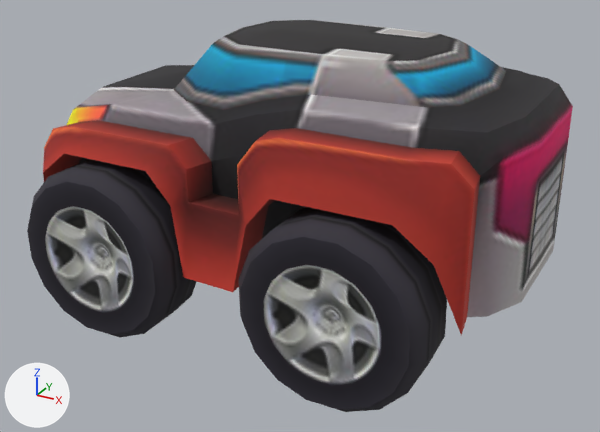
The FBX model res/bolide/anim_run.FBX: old version first, new version second.
The view is the same before and after, from a 50 mm camera at (0.397, -0.722, 0.45) aimed at (0.007, -0.013, 0.095). Arrows for +X, +Y and +Z are at lower left; the lights stay in place. Both versions are drawn at frame 14 of the action 'model'; the numbers are the values there.

The first picture shows 'body', 'wheel01', 'wheel02'.
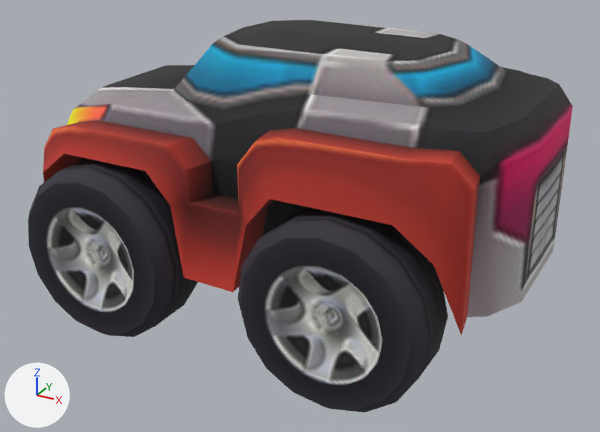
Edits to the scene script, one JSON object a line:
```json
{"op": "set", "path": "ob_wheel01.rotation_euler", "old": "(0.0, 1.745, 0.0)", "new": "(0.0, -2.793, 0.0)", "note": "degrees (0, 100, 0) -> degrees (0, -160, 0)"}
{"op": "set", "path": "ob_wheel02.rotation_euler", "old": "(0.0, 1.745, 0.0)", "new": "(0.0, -2.793, 0.0)", "note": "degrees (0, 100, 0) -> degrees (0, -160, 0)"}
```

Changed parts and their boxes [x1, y1, x2, y2] in the pictures (600 x 432 px):
```json
{"object": "wheel02", "change": "turned", "before": [238, 207, 447, 412], "after": [238, 207, 448, 412]}
{"object": "wheel01", "change": "turned", "before": [27, 159, 197, 338], "after": [28, 159, 198, 337]}
```
